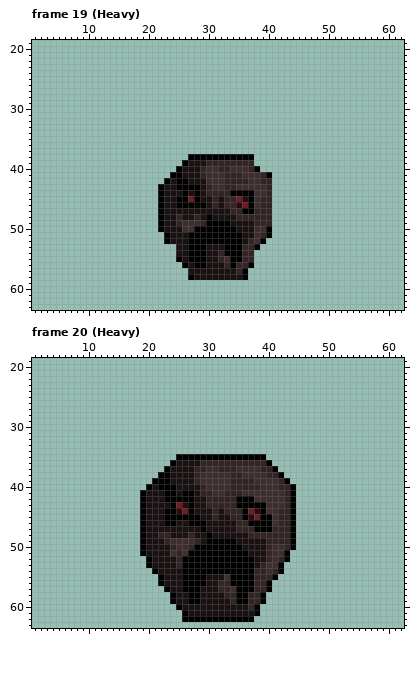
Edited in one commit: pixel-art file (Assets/Aseprite Files/Death Attack.aseprite). Above: the version before the commit.
64x64 pixels, 30 frames. Shown: frame 19 (Heavy): x 1..62, y 19..63; frame 20 (Heavy): x 1..62, y 19..63. The commit also changed other frames, which this record leaves out.
The result:
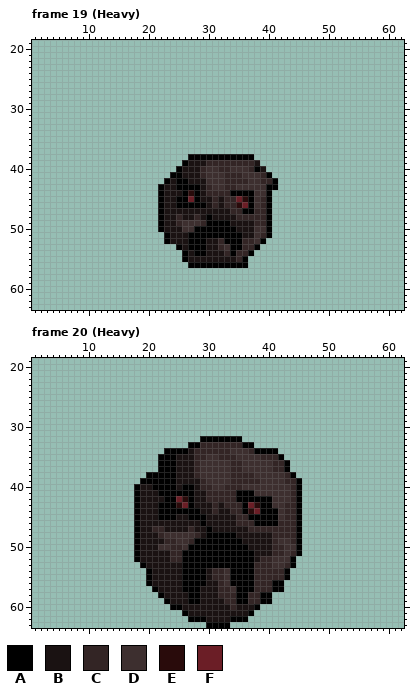
Palette (. is transparent): A #000000  B #1a1212  C #332525  D #3d2f2f  E #290b0b  F #6b1e26
Diff:
Changed rows in their new state; - is an unchanged pixel.
Frame 19 (Heavy), layer "Layer":
first column x 25:
39 -------------B---
40 --------------B--
42 ----------------A
43 ---------------AA
44 ---------------A-
45 ---------------A-
46 ---------------A-
47 ---------------A-
48 ---------------A-
49 ---------------A-
52 -----BBC---C-----
53 A------CD--------
54 .AB----BC-C-A----
55 .ABBB--BBBCA.----
56 -.A--AAAA-AA.----
57 --..........-----
58 --..........-----
Frame 20 (Heavy), layer "Layer":
first column x 18:
32 -----------AAAAAAA----------
33 ---------AACCCCCCCAA--------
34 -----AAAABCCCCCCDDDCAAAA----
35 ----AAABBBCCDDCCCDDDDCCCA---
36 ----AA----CDDDDD--DDDDDCCA--
37 ----A-A----D--DD-C---DDCCA--
38 --AA--A-----------CC--DDDCA-
39 -AA---A---BC--------C---DCCA
40 ABBA----AA--C--C--DDD---DDCA
41 AB--A--A---B-CC--AAA-----DCA
42 AB-----FE-----------AAA--DCA
43 AB--AA-EF---B-B--C-FE-A---CA
44 AB--A--AA-A----B---EF-AAD-CA
45 AB--A--BB--A-B--B-CAA--AD-CA
46 AB---BB--BB--------C---A--CA
47 AB-CC----C-BA----BB-CCC---CA
48 AB---DDDDDC--AAAA--BBBB---CA
49 AB----C--CAA-----A----B-DDCA
50 AB--DD-C-A--------A---BCCDDA
51 AB----C-A----------A--BCCDCA
52 ABB---C--------------C--DDA-
53 -AB----B------------C-C-DCA-
54 --AB--------BCCD------C-CA--
55 --ABB--------CC--------CCA--
56 --ABB----------D------CAA---
57 ---ABB----------------CAA---
58 ----ABB-------C-------A-----
59 -----AB--------C------A-----
60 ------A---------C--B--------
61 -------------------A.-------
62 --------.---BBBB---.--------
63 ------------AAAA------------
